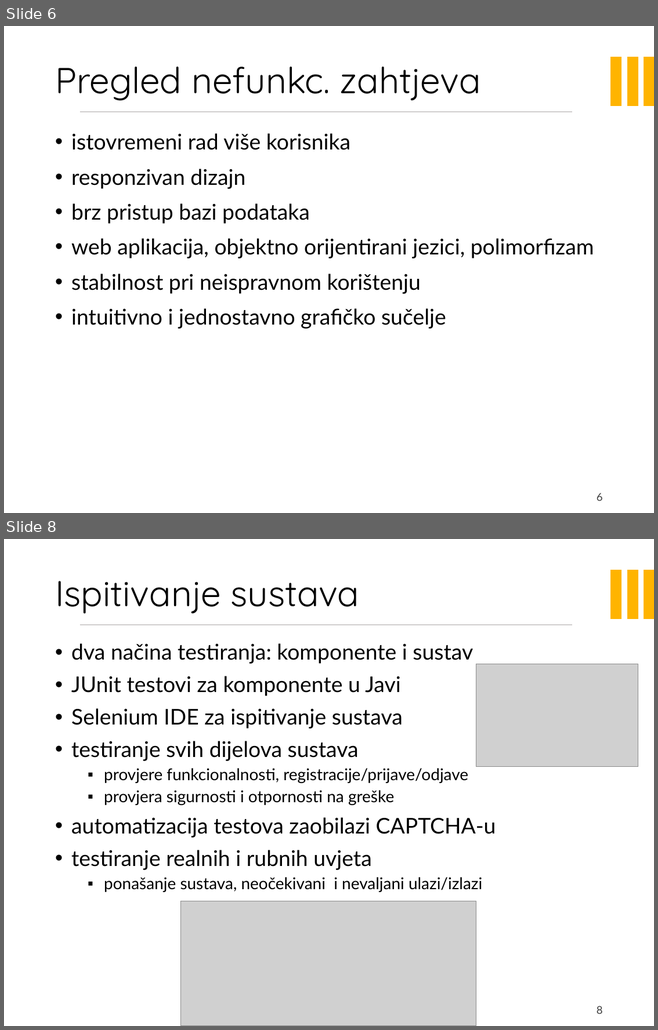
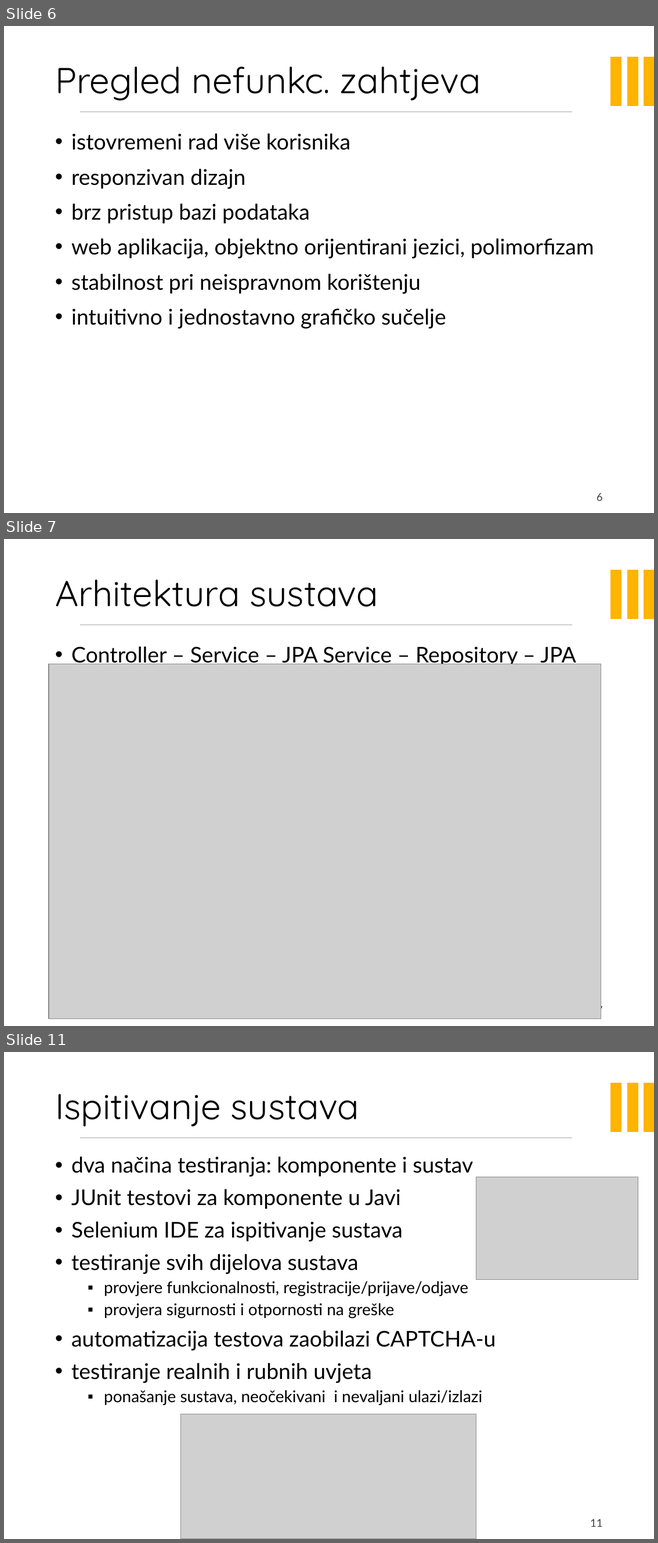
Before and after one commit to doms911/posterized, a slide deck: PROGI_2023_Posterized_prezentacija.pptx. Shown one above the other, each under a label of ours: slides 6 and 8 before the commit, slides 6, 7 and 11 after it; the slides between them are not shown. The pictures are 658x1030 and 658x1543 pixels, drawn with LibreOffice and Linux fonts; fonts in the diff are those of the drawing; grey boxes stand for pictures; background and template pictures are left out. Boxes give left, top, right and bottom in pixels: in the first picture for what was removed or moved away, otherwise in the second. Text is boxed around its words. In the diff, an @@ line names an element or a change of style, - is before the commit and + after.

```diff
--- a/PROGI_2023_Posterized_prezentacija.pptx
+++ b/PROGI_2023_Posterized_prezentacija.pptx
@@ slide 7 added at (4,539,654,1026), background picture (left out); not listed: 4 template elements that a slide beside it also shows @@
@@ title added at (55,580,379,607), 40 pt, text #000000 @@
+Arhitektura sustava
@@ text added at (71,646,576,667), 24 pt, text #000000 @@
+• Controller – Service – JPA Service – Repository – JPA Repository
@@ picture added at (49,664,601,1019) @@
@@ page number added at (596,1005,603,1016), 12 pt, text #404040 @@
+7
@@ what was slide 8 is now slide 11 @@
@@ page number at (590,1519,603,1527): text changed @@
-8
+11
```
Also in this commit, not shown: 3 other slides added, 2 slides removed, 1 other file.
